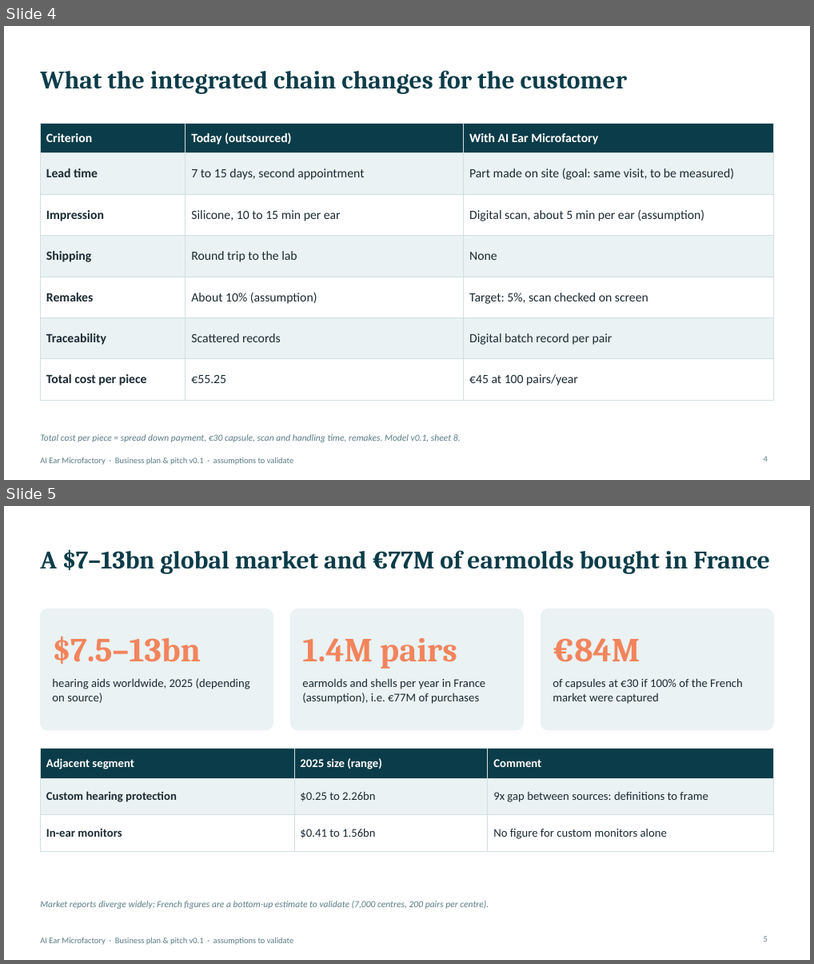
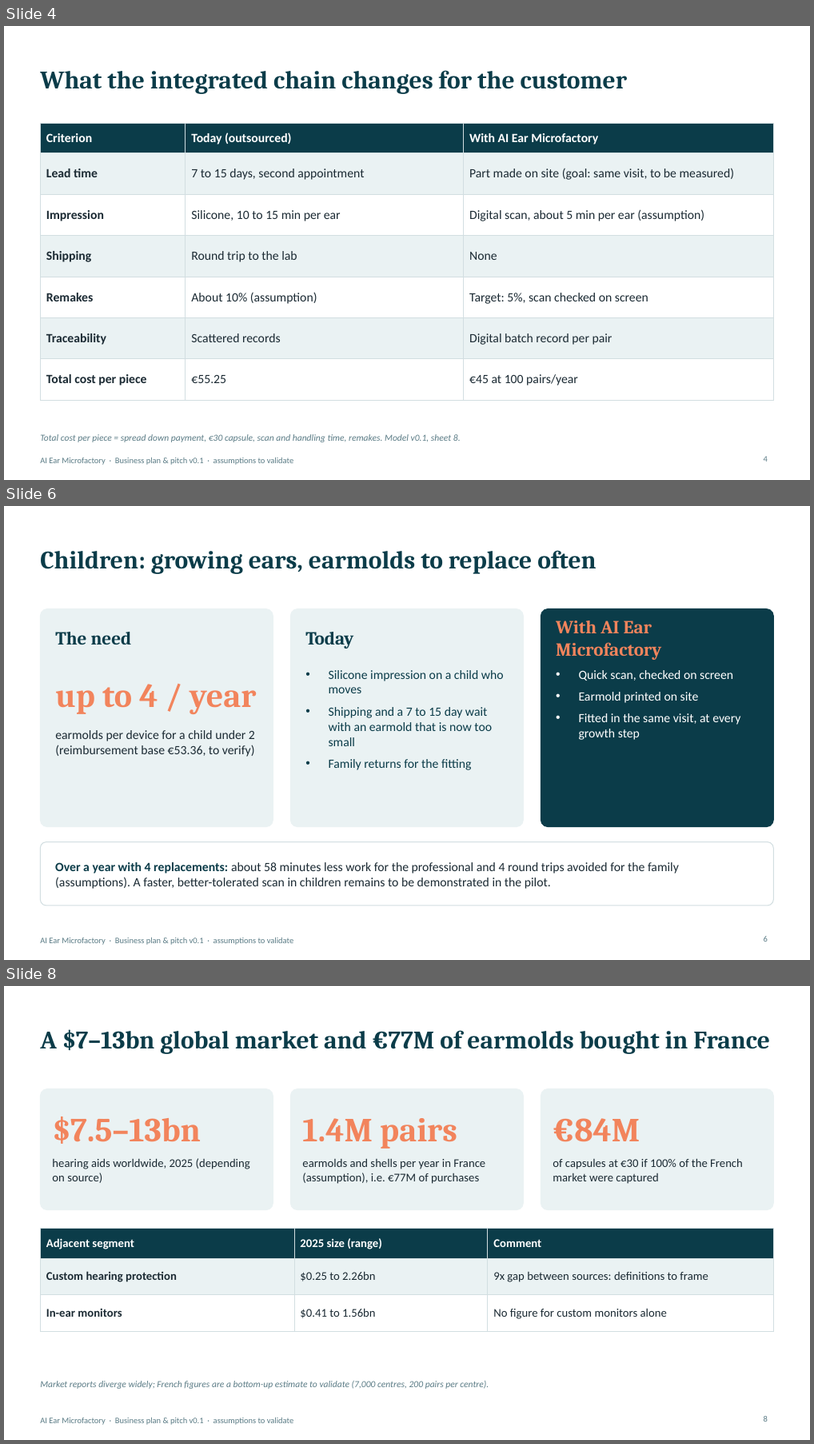
Before and after one commit to kreuille/Symphony_reborn, a slide deck: business/AI_Ear_Microfactory_Pitch_EN.pptx. Shown one above the other, each under a label of ours: slides 4 and 5 before the commit, slides 4, 6 and 8 after it; the slides between them are not shown. The pictures are 814x964 and 814x1444 pixels, drawn with LibreOffice and Linux fonts; fonts in the diff are those of the drawing. Boxes give left, top, right and bottom in pixels: in the first picture for what was removed or moved away, otherwise in the second. Text is boxed around its words. In the diff, an @@ line names an element or a change of style, - is before the commit and + after.

```diff
--- a/business/AI_Ear_Microfactory_Pitch_EN.pptx
+++ b/business/AI_Ear_Microfactory_Pitch_EN.pptx
@@ slide 6 added at bbox=[4, 506, 810, 960], background #FFFFFF; not listed: 1 template element that a slide beside it also shows @@
@@ title added at bbox=[40, 550, 596, 574], 30 pt, text #0B3C49, bold @@
+Children: growing ears, earmolds to replace often
@@ rounded rectangle added at bbox=[40, 609, 274, 827], fill #EAF2F3, outline #EAF2F3 1 pt @@
@@ rounded rectangle added at bbox=[290, 609, 524, 827], fill #EAF2F3, outline #EAF2F3 1 pt @@
@@ rounded rectangle added at bbox=[541, 609, 774, 827], fill #0B3C49, outline #0B3C49 1 pt @@
@@ text added at bbox=[556, 620, 662, 660], 22 pt, text #F2845C, bold @@
+With AI Ear Microfactory
@@ text added at bbox=[55, 632, 132, 644], 22 pt, text #0B3C49, bold @@
+The need
@@ text added at bbox=[306, 632, 354, 648], 22 pt, text #0B3C49, bold @@
+Today
@@ text added at bbox=[329, 670, 504, 770], 15 pt, text #0B3C49 @@
+• Silicone impression on a child who moves
+• Shipping and a 7 to 15 day wait with an earmold that is now too small
+• Family returns for the fitting
@@ text added at bbox=[579, 670, 741, 740], 15 pt, text #FFFFFF @@
+• Quick scan, checked on screen
+• Earmold printed on site
+• Fitted in the same visit, at every growth step
@@ text added at bbox=[55, 684, 256, 714], 40 pt, text #F2845C, bold @@
+up to 4 / year
@@ text added at bbox=[55, 730, 255, 756], 15 pt, text #1B2A33 @@
+earmolds per device for a child under 2 (reimbursement base €53.36, to verify)
@@ rounded rectangle added at bbox=[40, 842, 774, 905], fill #FFFFFF, outline #D2DEE1 1 pt @@
@@ text added at bbox=[55, 862, 679, 888], 15 pt, text #1B2A33 @@
+Over a year with 4 replacements: about 58 minutes less work for the professional and 4 round trips avoided for the family (assumptions). A faster, better-tolerated scan in children remains to be demonstrated in the pilot.
@@ page number added at bbox=[764, 936, 768, 941], 10 pt, text #5B7C86 @@
+6
@@ what was slide 5 is now slide 8 @@
@@ page number at bbox=[764, 1416, 768, 1421]: text changed @@
-5
+8
```
Also in this commit, not shown: 4 slides changed, 2 other slides added, 2 other files.
